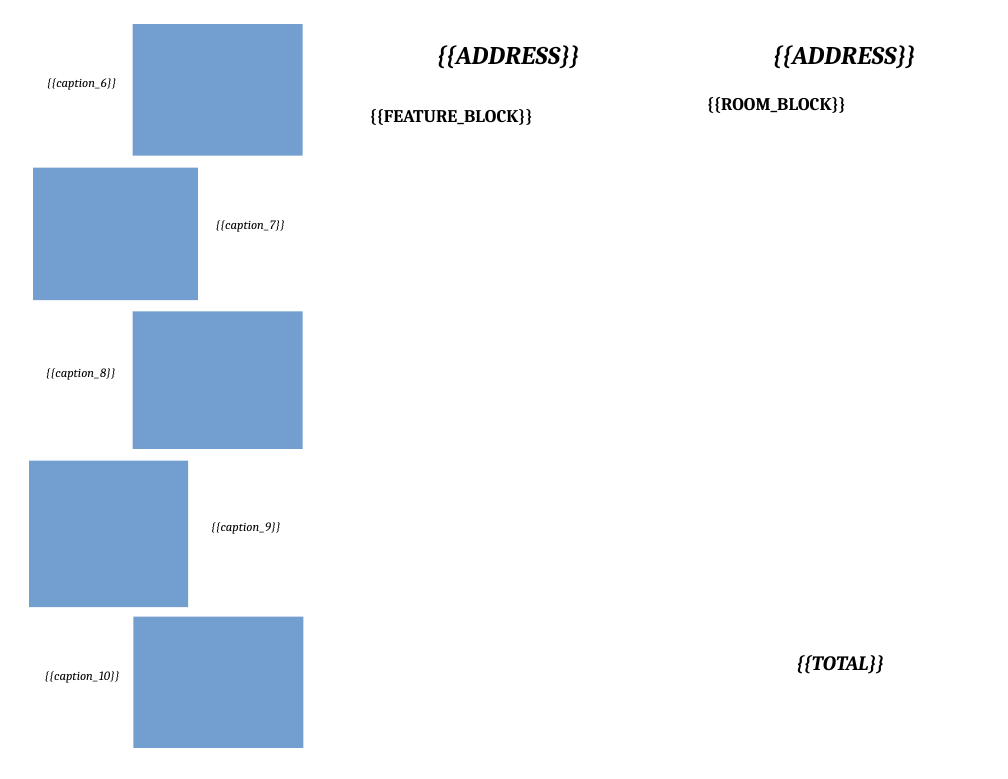
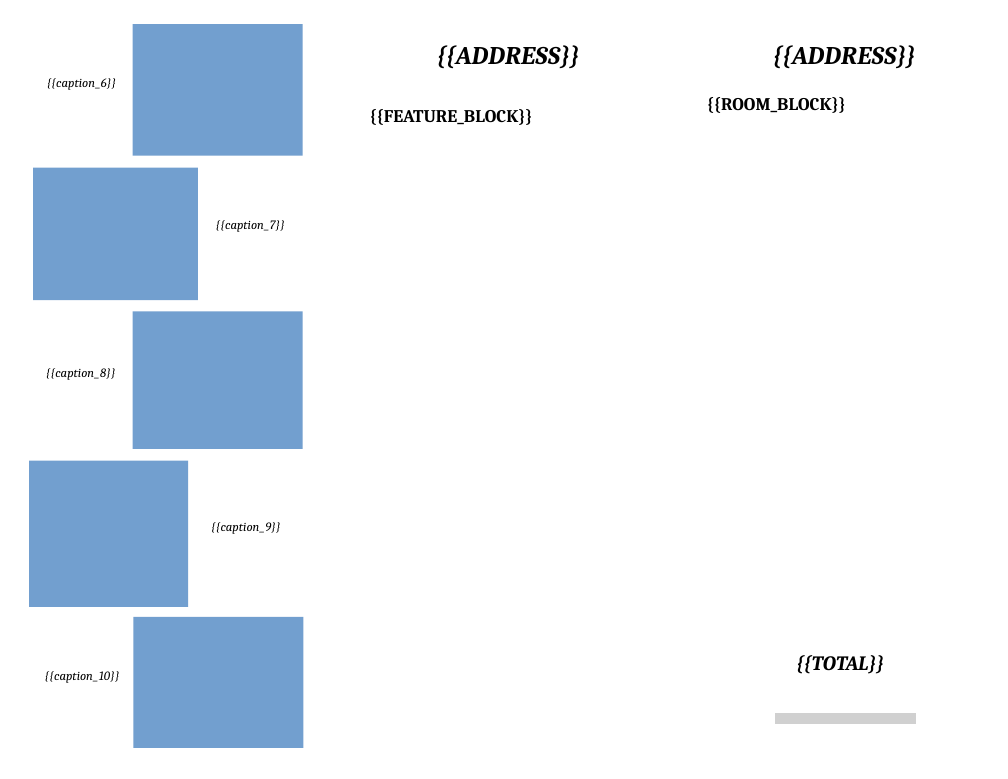
Before and after one commit to Shup04/Brochure-Agent, a slide deck: slide 2 of Brochure_Template.pptx. Drawn at 1008x779 pixels with LibreOffice and Linux fonts; fonts in the diff are those of the drawing; grey boxes stand for pictures; background and template pictures are left out. Boxes give left, top, right and bottom in pixels: in the first picture for what was removed or moved away, otherwise in the second. Text is boxed around its words. In the diff, an @@ line names an element or a change of style, - is before the commit and + after.

```diff
--- a/Brochure_Template.pptx
+++ b/Brochure_Template.pptx
@@ rectangle added at [739, 715, 962, 733], fill #FFFFFF, outline #FFFFFF 0 pt @@
@@ picture added at [774, 712, 917, 725] @@
@@ rectangle added at [774, 711, 774, 724], fill #FFFFFF, outline #FFFFFF 0 pt @@
@@ rectangle added at [775, 711, 918, 713], fill #FFFFFF, outline #FFFFFF 0 pt @@
@@ rectangle added at [916, 711, 917, 724], fill #FFFFFF, outline #FFFFFF 0 pt @@
@@ rectangle added at [774, 724, 918, 725], fill #FFFFFF, outline #FFFFFF 0 pt @@
```
Also in this commit, not shown: 1 other slide changed, 2 other files.
